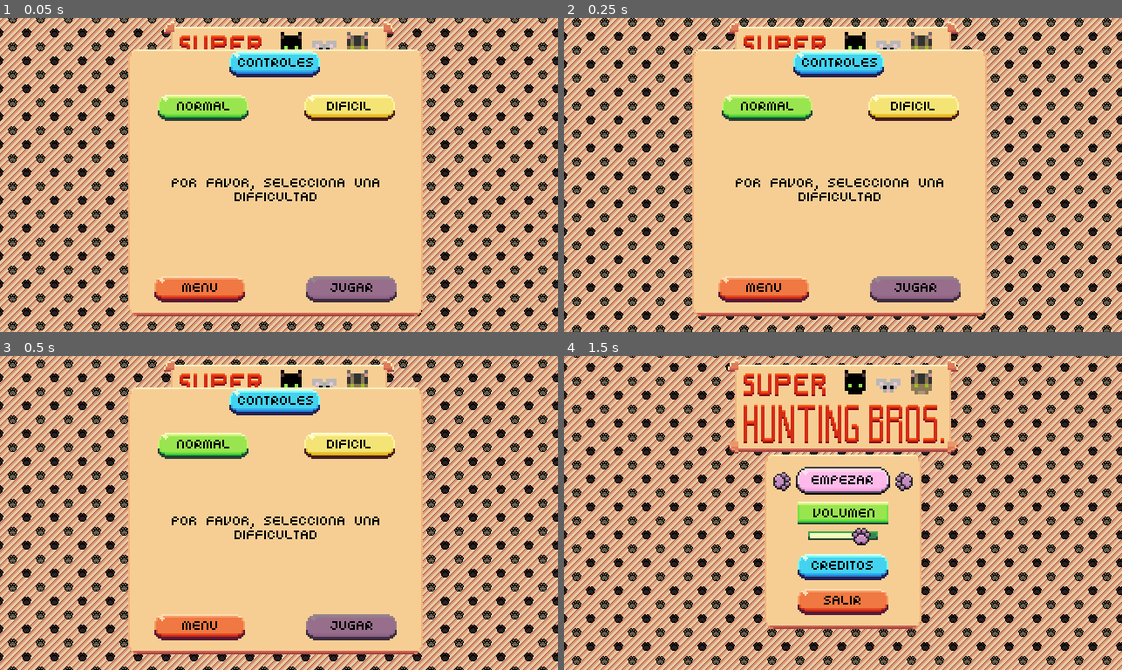
Above: before the commit, frames 1-4 (two rows, left to right).
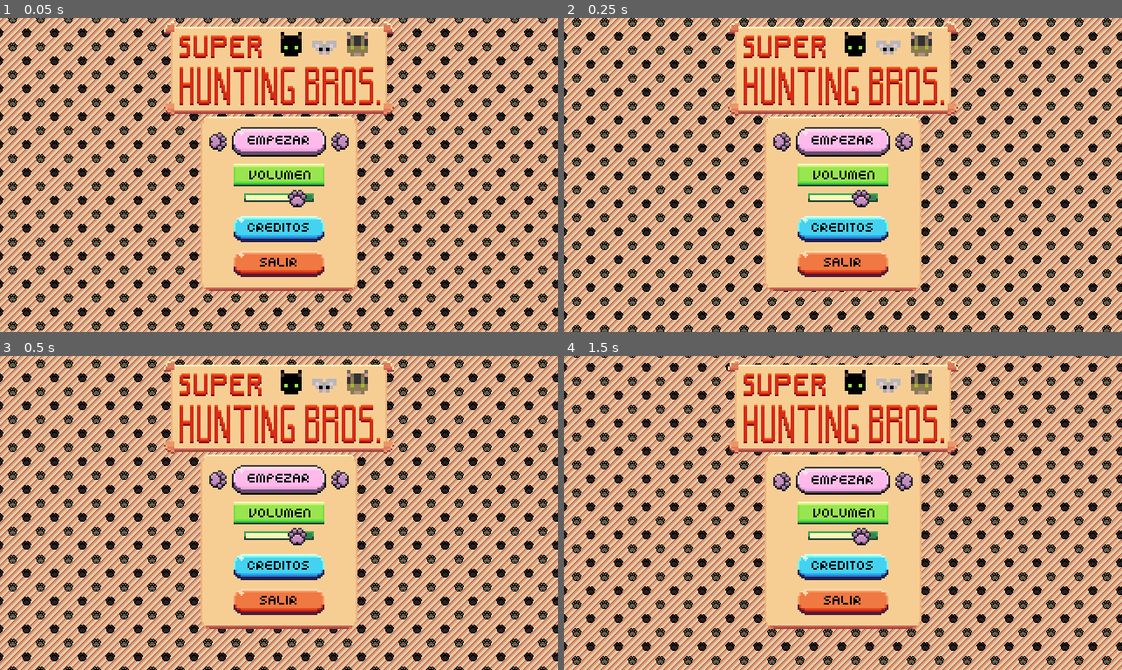
Above: after the commit, the same moments.

Repository: AbocadosProductions/SuperHuntingBrothers
Game: Godot game, scene res://Scenes/main_menu.tscn
The game is run twice, just before and just after one commit, with the same random seed, the same clock (stepped at 60 frames per second) and the same inputs. The project has no main scene, so this scene is started directly.
Inputs (mouse positions are in pixels of both pictures, inside the frame that each line leads up to):
- Up to frame 1 (0.05 s): no input
- Up to frame 2 (0.25 s): no input
- Up to frame 3 (0.5 s): no input
- Up to frame 4 (1.5 s): click (764, 626) at 0.52 s; click (843, 478) at 1.25 s

The runs differ from the first frame. In frame 1, 26% of the frame differs, in the area x 22-76%, y 10-95%; in frame 2, 26%; in frame 3, 26%; in frame 4, nothing differs.

Commit message:
disabled button

Diff:
--- a/SuperHuntingBrothersGodot/0_Scripts/Menu/main_menu.gd
+++ b/SuperHuntingBrothersGodot/0_Scripts/Menu/main_menu.gd
@@ -33,6 +33,7 @@
 	for child in array:
 		child.focus_mode = Control.FOCUS_ALL
 	normal_menu.focus()
+	start_game_button.focus_mode = Control.FOCUS_NONE
 	data_manager.reset_data_from_run()
 
 func _on_play_button_pressed():
@@ -80,6 +81,7 @@
 func play_funct():
 	normal_menu.set_visible(false)
 	difficulty_menu.set_visible(true)
+	start_game_button.focus_mode = Control.FOCUS_NONE
 	difficulty_menu.focus()
 
 func quit_funct():
@@ -134,7 +136,7 @@
 	data_manager.set_difficulty("")
 	difficulty_label.text = Constants.DEFAULT_TEXT
 	start_game_button.disabled = true
-
+	start_game_button.focus_mode = Control.FOCUS_NONE
 	normal_menu.set_visible(true)
 	difficulty_menu.set_visible(false)
 	normal_menu.focus()
--- a/SuperHuntingBrothersGodot/Scenes/main_menu.tscn
+++ b/SuperHuntingBrothersGodot/Scenes/main_menu.tscn
@@ -179,6 +179,7 @@
 toggle_mode = true
 
 [node name="difficulty_menu" type="Node2D" parent="."]
+visible = false
 position = Vector2(-4, -101)
 script = ExtResource("9_8phu2")
 
@@ -260,6 +261,7 @@
 offset_bottom = 146.0
 size_flags_horizontal = 4
 size_flags_vertical = 4
+focus_mode = 0
 theme_type_variation = &"Button_Jugar"
 disabled = true
 toggle_mode = true
